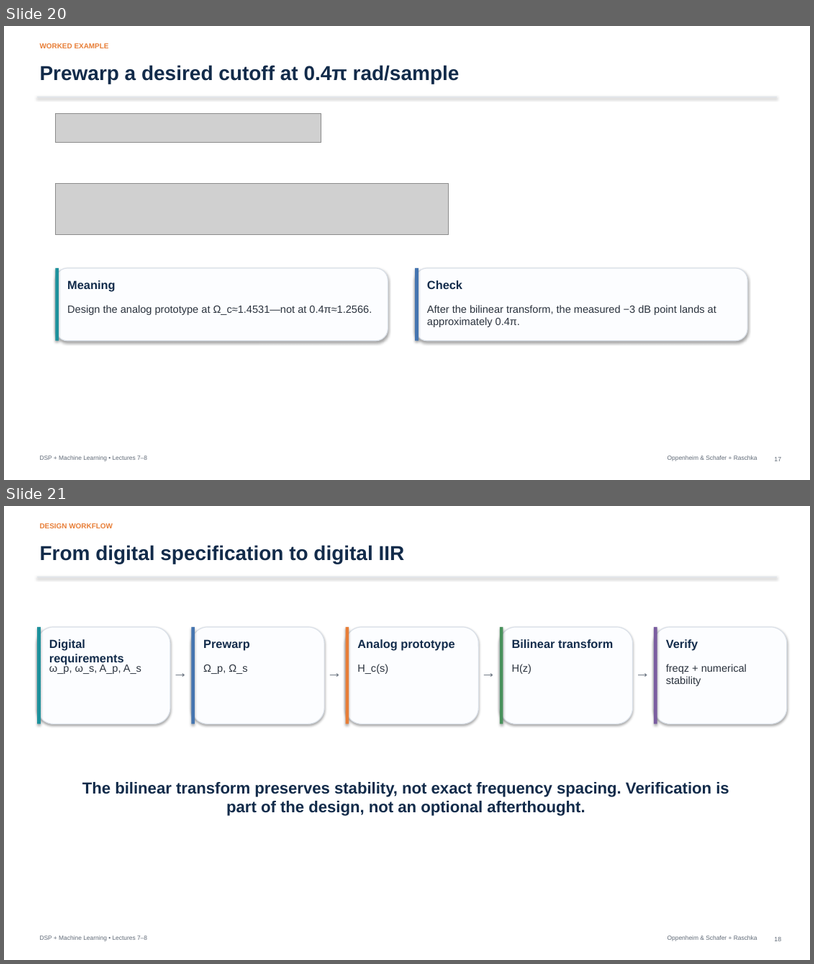
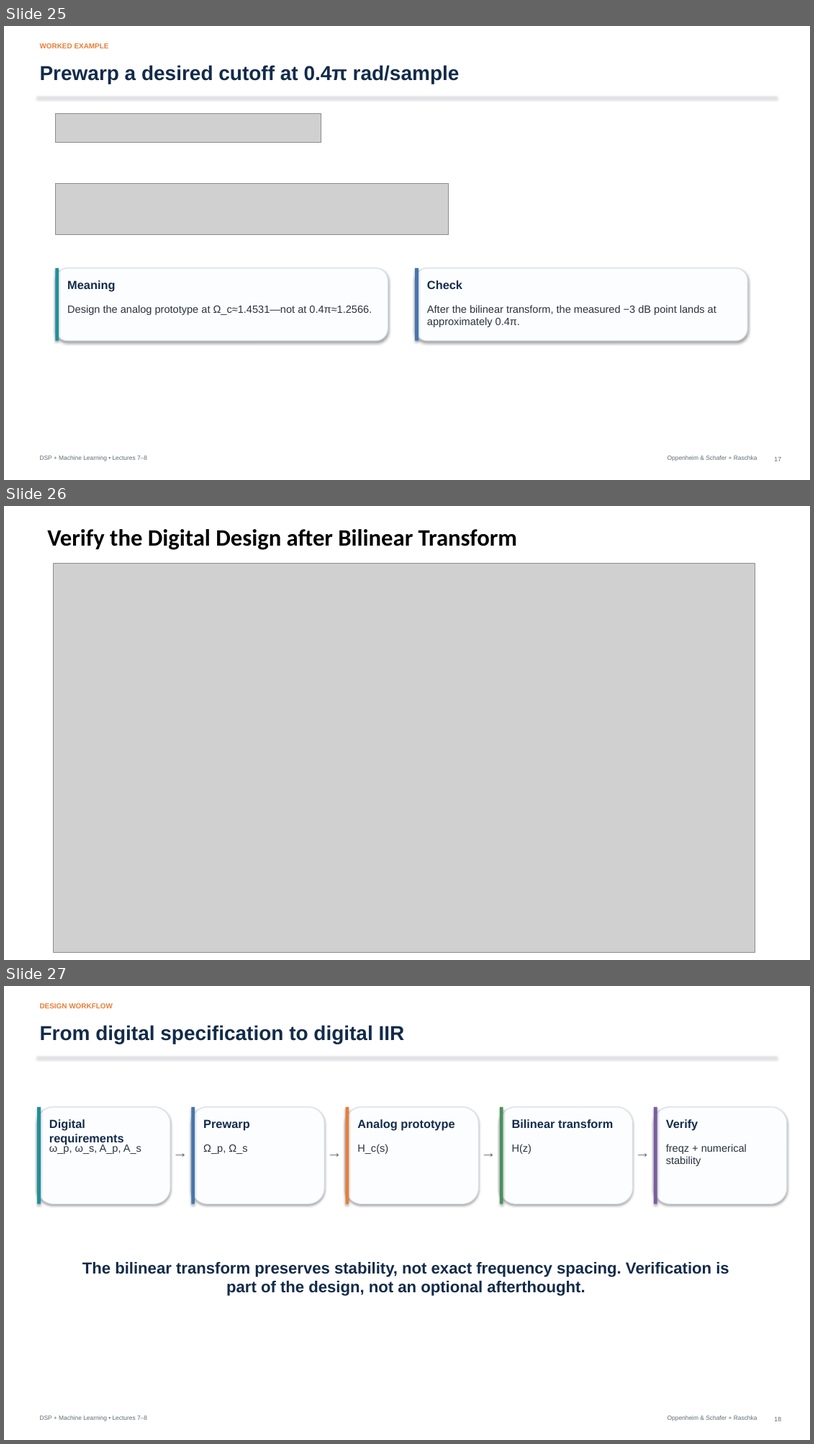
Before and after one commit to mathys2000/ecen45632_f26, a slide deck: lecture_slides/Week4_Lecture8_IIR_Bilinear_Transform_ML_Preprocessing_091726_myAnnotated.pptx. Shown one above the other, each under a label of ours: slides 20 and 21 before the commit, slides 25, 26 and 27 after it. The pictures are 814x964 and 814x1444 pixels, drawn with LibreOffice and Linux fonts; fonts in the diff are those of the drawing; grey boxes stand for pictures. Boxes give left, top, right and bottom in pixels: in the first picture for what was removed or moved away, otherwise in the second. Text is boxed around its words. In the diff, an @@ line names an element or a change of style, - is before the commit and + after.

```diff
--- a/lecture_slides/Week4_Lecture8_IIR_Bilinear_Transform_ML_Preprocessing_091726_myAnnotated.pptx
+++ b/lecture_slides/Week4_Lecture8_IIR_Bilinear_Transform_ML_Preprocessing_091726_myAnnotated.pptx
@@ slide 26 added at (x1=4, y1=506, x2=810, y2=960), background #FFFFFF @@
@@ text added at (x1=47, y1=529, x2=517, y2=550), 28 pt, text #000000, bold @@
+Verify the Digital Design after Bilinear Transform
@@ picture added at (x1=53, y1=564, x2=756, y2=952) @@
@@ what was slide 20 is now slide 25 @@
@@ what was slide 21 is now slide 27 @@
```
Also in this commit, not shown: 12 slides changed, 7 other slides added, 14 other files.
